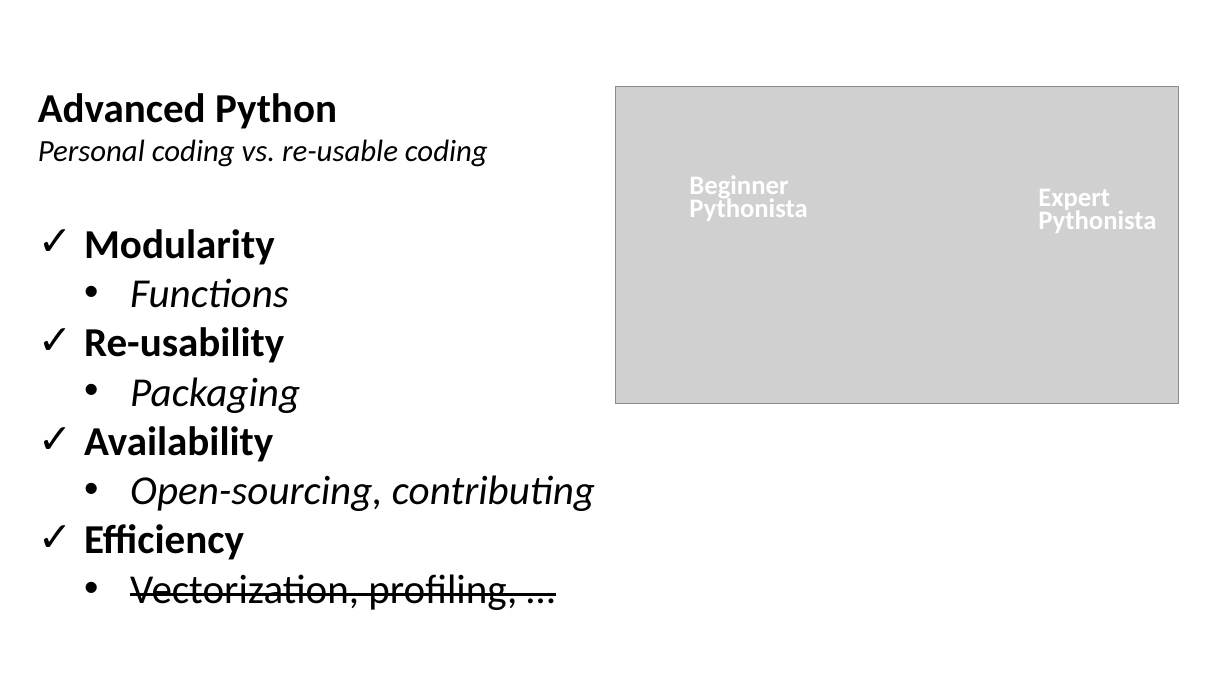
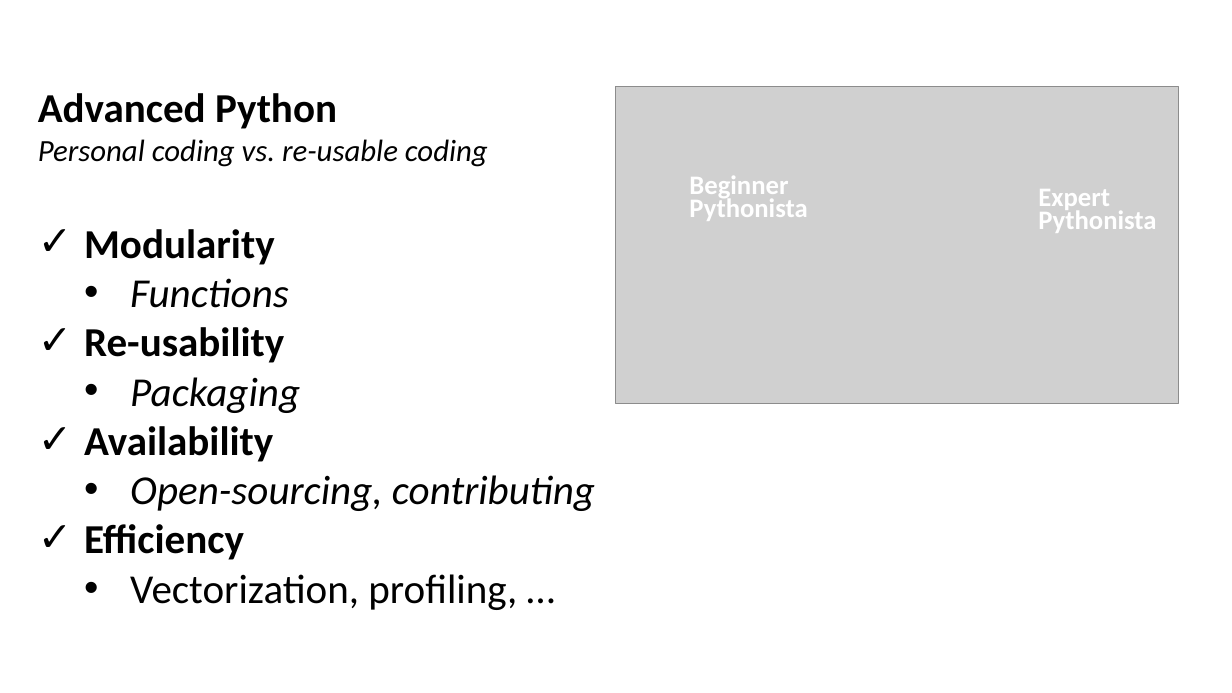
Before and after one commit to DominiqueMakowski/teaching, a slide deck: slide 4 of Python/2022_Zurich/AdvancedPython_2022.pptx. Drawn at 1232x693 pixels with LibreOffice and Linux fonts; fonts in the diff are those of the drawing; grey boxes stand for pictures. Boxes give left, top, right and bottom in pixels: in the first picture for what was removed or moved away, otherwise in the second. Text is boxed around its words. In the diff, an @@ line names an element or a change of style, - is before the commit and + after.

```diff
--- a/Python/2022_Zurich/AdvancedPython_2022.pptx
+++ b/Python/2022_Zurich/AdvancedPython_2022.pptx
@@ text at [130,574,517,610]: strikethrough off in "Vectorization, profiling, …" @@
```
Also in this commit, not shown: 4 other slides changed, 13 slides added, 5 slides removed.
